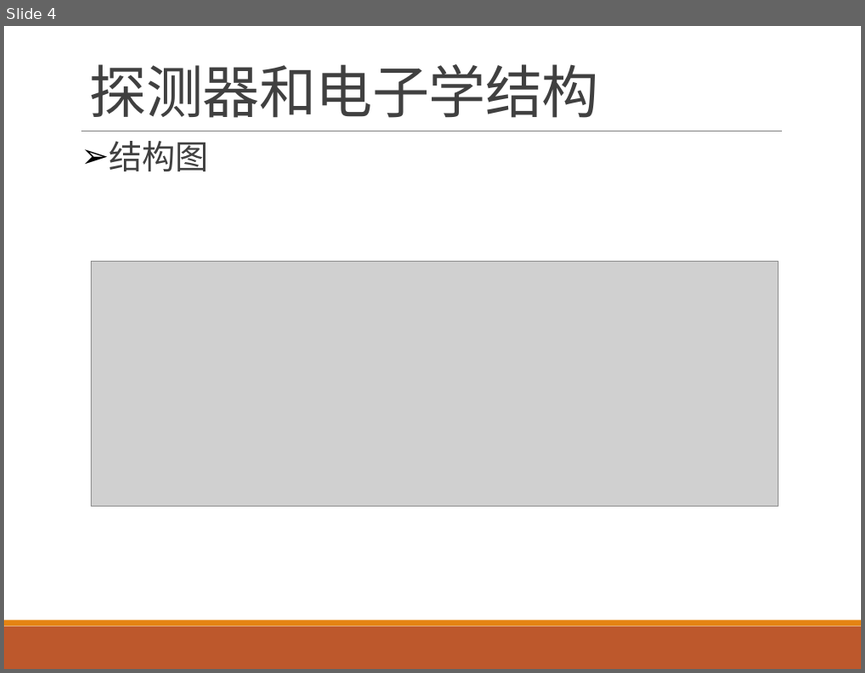
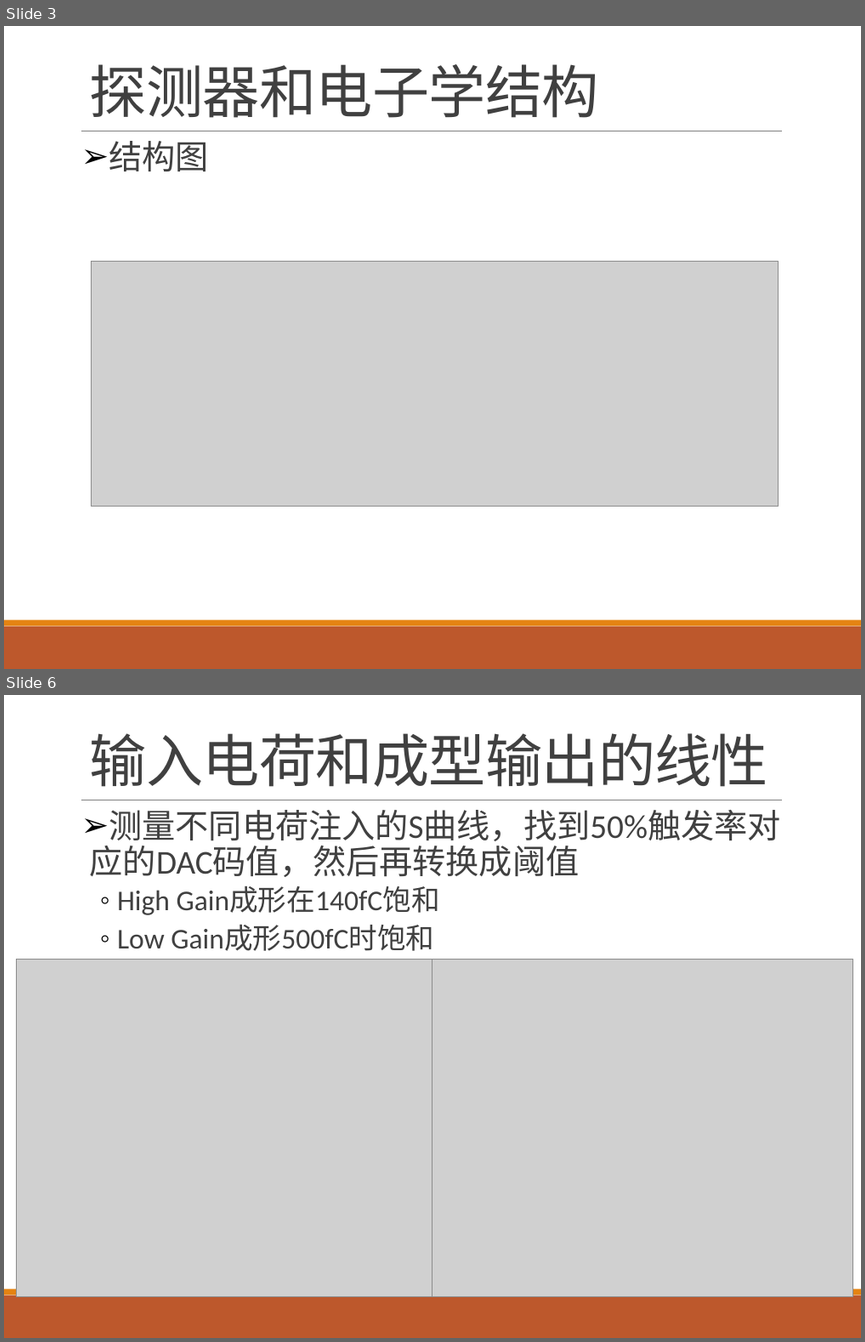
Before and after one commit to wyu0725/SDHCAL_DAQ, a slide deck: Slides/SDHCAL_20170425.pptx. Shown one above the other, each under a label of ours: slide 4 before the commit, slides 3 and 6 after it; the slides between them are not shown. The pictures are 865x673 and 865x1342 pixels, drawn with LibreOffice and Linux fonts; fonts in the diff are those of the drawing; grey boxes stand for pictures. Boxes give left, top, right and bottom in pixels: in the first picture for what was removed or moved away, otherwise in the second. Text is boxed around its words. In the diff, an @@ line names an element or a change of style, - is before the commit and + after.

```diff
--- a/Slides/SDHCAL_20170425.pptx
+++ b/Slides/SDHCAL_20170425.pptx
@@ slide 6 added at (4, 695, 861, 1338), background #FFFFFF; not listed: 3 template elements that a slide beside it also shows @@
@@ title added at (90, 733, 768, 787), 48 pt, text #404040 @@
+输入电荷和成型输出的线性
@@ text added at (90, 810, 780, 951), 28 pt, text #404040 @@
+➢ 测量不同电荷注入的S曲线，找到50%触发率对应的DAC码值，然后再转换成阈值
+  ◦ High Gain成形在140fC饱和
+  ◦ Low Gain成形500fC时饱和
@@ picture added at (16, 959, 432, 1297) @@
@@ picture added at (432, 959, 853, 1297) @@
@@ what was slide 4 is now slide 3 @@
```
Also in this commit, not shown: 4 slides changed, 6 other slides added, 2 slides removed.
